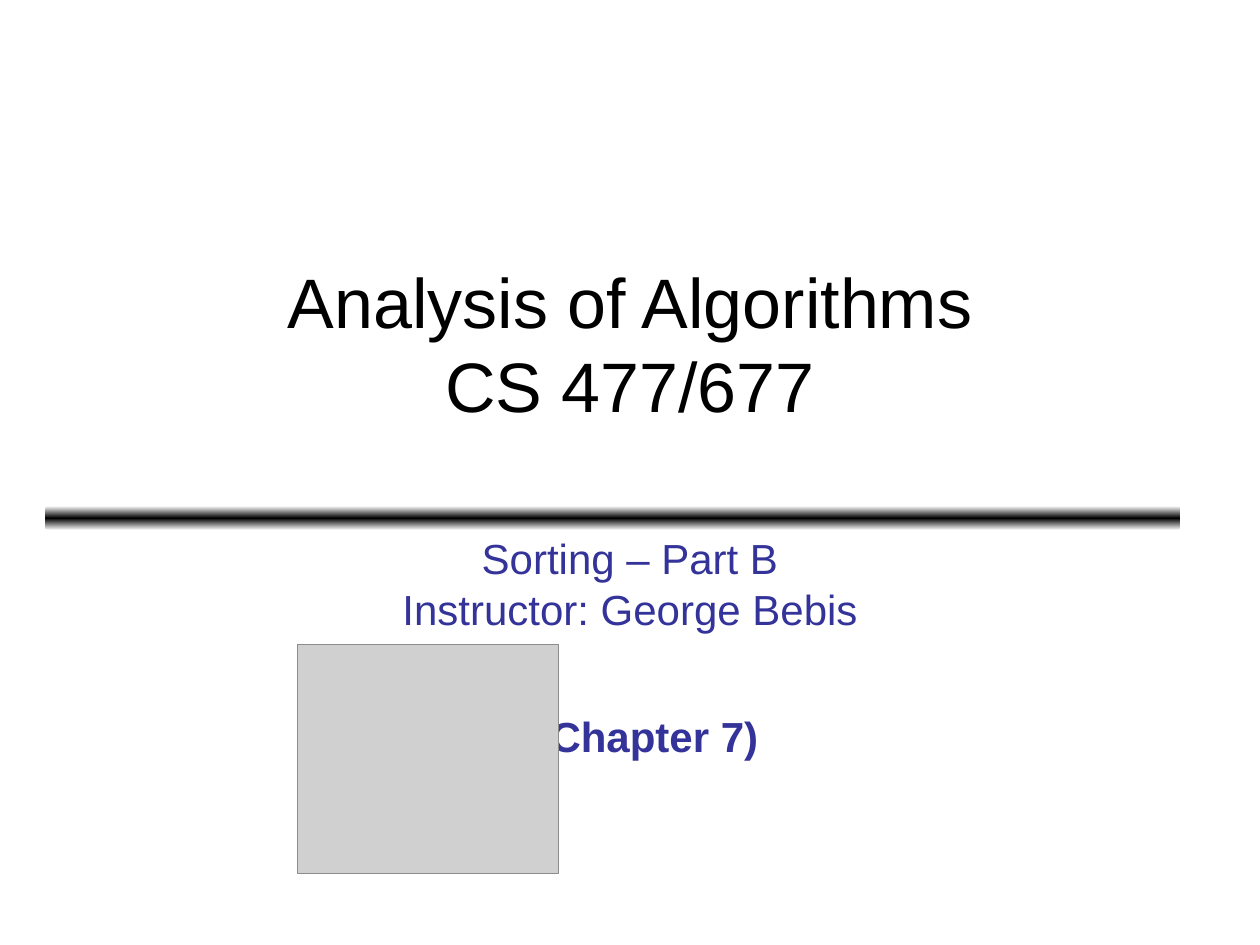
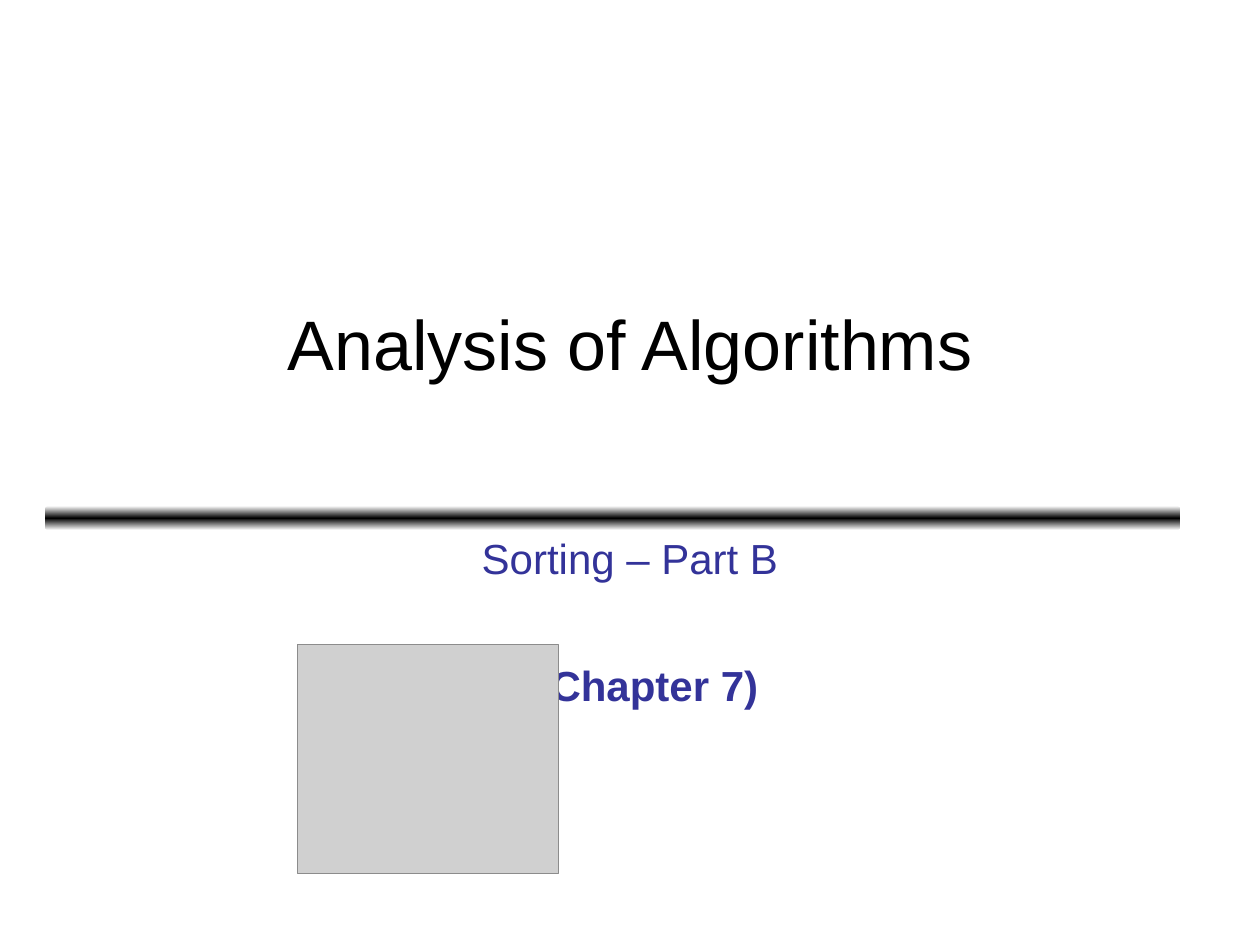
Before and after one commit to Emadalsuwat/emadalsuwat.github.io, a slide deck: slide 1 of algorithms/Lecture 4.ppt. Drawn at 1260x945 pixels with LibreOffice and Linux fonts; fonts in the diff are those of the drawing; grey boxes stand for pictures. Boxes give left, top, right and bottom in pixels: in the first picture for what was removed or moved away, otherwise in the second. Text is boxed around its words. In the diff, an @@ line names an element or a change of style, - is before the commit and + after.

```diff
--- a/algorithms/Lecture 4.ppt
+++ b/algorithms/Lecture 4.ppt
@@ title at <box>288,319,972,383</box>: text changed @@
-Analysis of Algorithms
-CS 477/677
+Analysis of Algorithms
@@ subtitle at <box>402,594,857,633</box>: paragraph removed @@
-Instructor: George Bebis
```
Also in this commit, not shown: 42 other slides changed, 3 other files.
